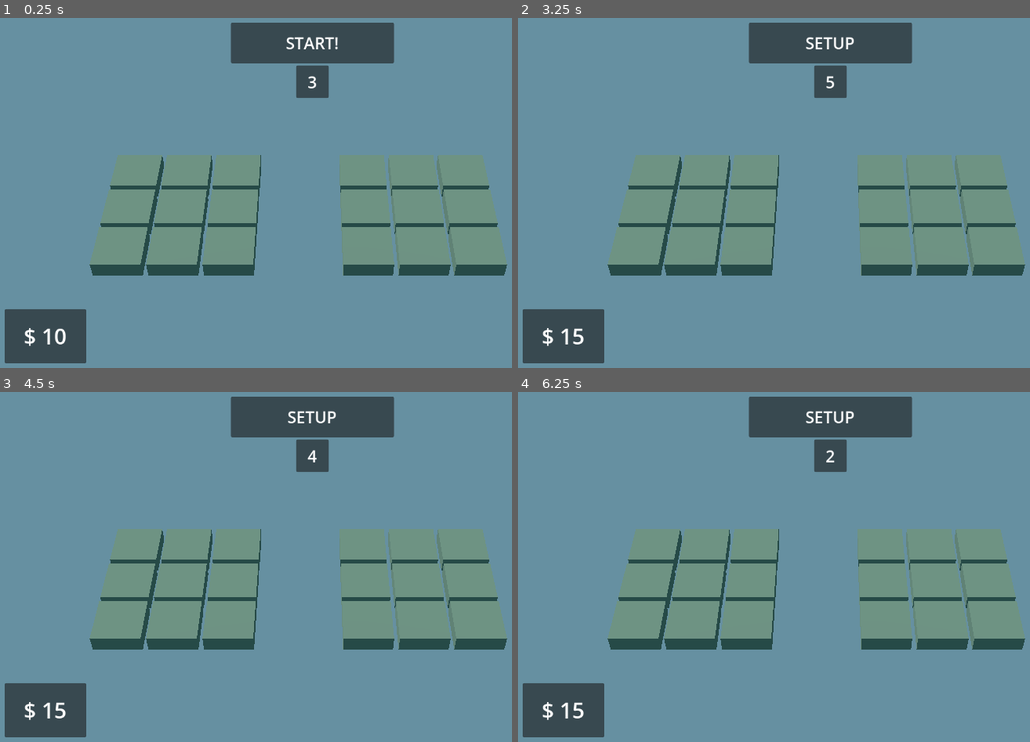
Above: before the commit, frames 1-4 (two rows, left to right).
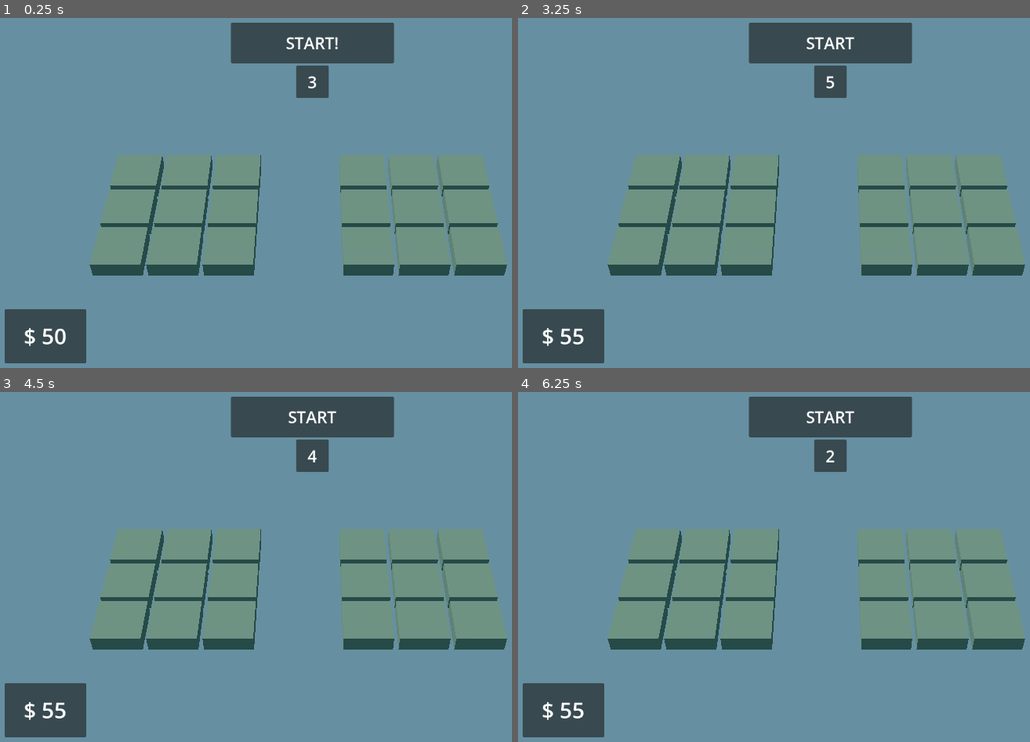
Above: after the commit, the same moments.

Repository: eaacon/Auto_Battler
Game: Godot game, scene res://Scenes/Game.tscn
The game is run twice, just before and just after one commit, with the same random seed, the same clock (stepped at 60 frames per second) and the same inputs.
Inputs (mouse positions are in pixels of both pictures, inside the frame that each line leads up to):
- Up to frame 1 (0.25 s): no input
- Up to frame 2 (3.25 s): tap Enter at 0.5, 2 s; move the mouse to (968, 175) at 0.52 s; click (968, 175) at 0.67 s; tap Space at 1.25, 2.75 s; move the mouse to (707, 210) at 1.27 s; click (707, 210) at 1.42 s; move the mouse to (891, 116) at 2.02 s; click (891, 116) at 2.17 s; move the mouse to (799, 263) at 2.77 s; click (799, 263) at 2.92 s
- Up to frame 3 (4.5 s): tap Enter at 3.5 s; move the mouse to (501, 619) at 3.52 s; click (501, 619) at 3.67 s; tap Space at 4.25 s; move the mouse to (122, 514) at 4.27 s; click (122, 514) at 4.42 s
- Up to frame 4 (6.25 s): move the mouse to (861, 567) at 5.02 s; click (861, 567) at 5.17 s; move the mouse to (738, 479) at 5.77 s; click (738, 479) at 5.92 s

The runs differ from the first frame. In frame 1, less than 0.1% of the frame differs, in the area x 8-11%, y 88-94%; in frame 2, 0.3%, in the area x 8-66%, y 5-94%; in frame 3, 0.3%; in frame 4, 0.3%.

Commit message:
Prototype Progress
-Stage system, setup, prep, combat, finish
-Combat rounds
-Unit aiming
-Lots of system organization

Diff:
--- a/Scenes/Game.tscn
+++ b/Scenes/Game.tscn
@@ -1,8 +1,7 @@
-[gd_scene load_steps=8 format=3 uid="uid://chqqwwixc5ax0"]
+[gd_scene load_steps=7 format=3 uid="uid://chqqwwixc5ax0"]
 
 [ext_resource type="Script" path="res://Scripts/GameManager.gd" id="1_l88et"]
 [ext_resource type="Script" path="res://Scripts/Board.gd" id="2_bsf83"]
-[ext_resource type="PackedScene" uid="uid://hwlepsxawjst" path="res://Scenes/Prefabs/Tile.tscn" id="3_2swa8"]
 [ext_resource type="Script" path="res://Scripts/EnemyAI.gd" id="4_0xjwq"]
 [ext_resource type="PackedScene" uid="uid://dvjrvxlglu4y6" path="res://Scenes/UI/UI.tscn" id="5_7eefj"]
 [ext_resource type="Script" path="res://Scenes/Player.gd" id="6_luig1"]
@@ -14,10 +13,9 @@
 [node name="Node3D" type="Node3D"]
 script = ExtResource("1_l88et")
 Setup_Time = 5
-Combat_Time = 10
 
 [node name="Camera3D" type="Camera3D" parent="."]
-transform = Transform3D(1, 0, 0, 0, 0.707107, 0.707107, 0, -0.707107, 0.707107, 0, 11, 12)
+transform = Transform3D(1, 0, 0, 0, 0.707107, 0.707107, 0, -0.707107, 0.707107, 0, 11, 9)
 fov = 25.0
 near = 0.1
 
@@ -41,17 +39,15 @@
 script = ExtResource("2_bsf83")
 GridW = 3
 GridH = 3
-Tile = ExtResource("3_2swa8")
 
 [node name="Player" type="Node" parent="."]
 script = ExtResource("6_luig1")
+Base_Money = 50
 
 [node name="Board" type="Node3D" parent="Player"]
 transform = Transform3D(1, 0, 0, 0, 1, 0, 0, 0, 1, -1, 0, 0)
 script = ExtResource("2_bsf83")
-PlayerBoard = true
 GridW = 3
 GridH = 3
-Tile = ExtResource("3_2swa8")
 
 [connection signal="timeout" from="GameTimer" to="." method="_on_game_timer_timeout"]
--- a/Scenes/Player.gd
+++ b/Scenes/Player.gd
@@ -1,9 +1,9 @@
 extends Node
 
-@onready var GM = $".."
-@onready var Board = $Board
+@onready var GM
+@onready var board = $Board
 
-var Base_Money :int = 10
+@export var Base_Money :int = 10
 
 var Money: int:
 	set(amt):
@@ -11,8 +11,9 @@
 		GM.Game_UI._set_money(Money)
 
 func _setup():
+	board.GM = GM
 	Money = Base_Money
-	Board._build_grid()
+	board._build_grid(self)
 
 func _pay(v: int):
 	Money += v
--- /dev/null
+++ b/Scenes/Prefabs/Ranged.tscn
@@ -0,0 +1,8 @@
+[gd_scene load_steps=3 format=3 uid="uid://bw836m7jk2q0i"]
+
+[ext_resource type="Script" path="res://Scripts/Ranged.gd" id="1_ttkbl"]
+[ext_resource type="Resource" uid="uid://bj4l5wam3mdrw" path="res://Scenes/Units/BaseStats.tres" id="2_f2oxt"]
+
+[node name="Node3D" type="Node3D"]
+script = ExtResource("1_ttkbl")
+UStats = ExtResource("2_f2oxt")
--- a/Scenes/Prefabs/Unit.gd
+++ b/Scenes/Prefabs/Unit.gd
@@ -1,14 +1,101 @@
 class_name Unit
 extends Node3D
 
-@export var UName:String= "Unit"
-@export var UCost:int = 6
+#Info
+var Acting:= false
+@export var UStats: Stats
+var UTile: Tile
 
-# Called when the node enters the scene tree for the first time.
+#Gameplay
+@onready var UMaxHP:int
+var UCurrentHP:int
+
+@onready var UMaxMeter: int
+var UCurrentMeter: int
+
+#Skill
+@export var SDmg: int = 5
+@export var SCost:int = 3
+@export var SRange:int = 3
+
+#In-Game
+var QDmg: int
+
 func _ready():
-	pass # Replace with function body.
+	UMaxHP = UStats.UHP
+	UMaxMeter = UStats.UMeter
+	UCurrentHP = UMaxHP
+	UCurrentMeter = 0
 
+func _start_turn():
+	#check to see if anyone to hit, otherwise move down
+	#if target is valid,
+	Acting = true
 
-# Called every frame. 'delta' is the elapsed time since the previous frame.
-func _process(delta):
+	var t = _calc_target()
+	if t != null:
+		if(UCurrentMeter == UMaxMeter):
+			#implement ability
+			_attack(t)
+			UCurrentMeter += 1
+		else:
+			_attack(t)
+			UCurrentMeter += 1
+	else:
+		Acting = false
+
+func _calc_target():
+	var Aim_X = UTile.Coords.x
+	var B = UTile.Owner_Board
+	#is player?
+	if B._is_player():
+		#attack right
+		Aim_X +=UStats.URange
+	else:
+		#attack left
+		Aim_X -= UStats.URange
+
+	#T is target
+	var TBoard = B.GM._get_opposing_board(B)
+
+	if(TBoard == null):
+		print("Failed to get target board")
+		return;
+
+	if Aim_X >= B.GridW * 2:
+		Aim_X = B.GridW-1
+	elif Aim_X >= B.GridW:
+		Aim_X -= B.GridW
+	elif Aim_X <= -(B.GridW * 2):
+		Aim_X = 0
+	elif Aim_X <= 0:
+		Aim_X += B.GridW
+	else:
+		TBoard = B
+
+	var TUnit = TBoard.Grid[Aim_X][UTile.Coords.y-1].Unit_On_Tile
+
+	var Aim_Coords = Vector2(Aim_X, UTile.Coords.y)
+	if TUnit != null:
+		print(UStats.UName + " at " + str(UTile.name) + " aims at " + TUnit.UStats.UName + " at " + str(Aim_Coords))
+	else:
+		print(UStats.UName + " at " + str(UTile.name) + " aims at empty" + str(Aim_Coords))
+
+	return TUnit
+
+func _attack(target):
+	target._queue_dmg(UStats.UDmg)
+	Acting = false
 	pass
+
+func _end_turn():
+	UCurrentHP -= QDmg
+	if UCurrentHP <= 0:
+		_die()
+	pass
+
+func _die():
+	UTile._kill_unit()
+
+func _queue_dmg(v: int):
+	QDmg += v
--- a/Scenes/Prefabs/Unit.tscn
+++ b/Scenes/Prefabs/Unit.tscn
@@ -1,7 +1,8 @@
-[gd_scene load_steps=4 format=3 uid="uid://e2cnlvt2tcfi"]
+[gd_scene load_steps=5 format=3 uid="uid://e2cnlvt2tcfi"]
 
 [ext_resource type="Script" path="res://Scenes/Prefabs/Unit.gd" id="1_c7akw"]
 [ext_resource type="Material" uid="uid://bp6r88oipobwy" path="res://Art/Materials/Default_Material.tres" id="1_x0x04"]
+[ext_resource type="Resource" uid="uid://bj4l5wam3mdrw" path="res://Scenes/Units/BaseStats.tres" id="2_astb0"]
 
 [sub_resource type="BoxMesh" id="BoxMesh_cvh1r"]
 material = ExtResource("1_x0x04")
@@ -9,6 +10,9 @@
 
 [node name="Unit" type="Node3D"]
 script = ExtResource("1_c7akw")
+UStats = ExtResource("2_astb0")
+SDmg = 10
+SRange = 2
 
 [node name="MeshInstance3D" type="MeshInstance3D" parent="."]
 transform = Transform3D(1, 0, 0, 0, 1, 0, 0, 0, 1, 0, 0.5, 0)
--- /dev/null
+++ b/Scenes/Units/Archer/ArcherStats.tres
@@ -0,0 +1,10 @@
+[gd_resource type="Resource" script_class="Stats" load_steps=2 format=3 uid="uid://nc1xls0s5a5g"]
+
+[ext_resource type="Script" path="res://Scripts/Stats.gd" id="1_ufq5u"]
+
+[resource]
+script = ExtResource("1_ufq5u")
+UName = "Unit"
+UCost = 6
+UHP = 20
+UMeter = 3
--- /dev/null
+++ b/Scenes/Units/BaseStats.tres
@@ -0,0 +1,10 @@
+[gd_resource type="Resource" script_class="Stats" load_steps=2 format=3 uid="uid://bj4l5wam3mdrw"]
+
+[ext_resource type="Script" path="res://Scripts/Stats.gd" id="1_isd7r"]
+
+[resource]
+script = ExtResource("1_isd7r")
+UName = "Unit"
+UCost = 5
+UHP = 25
+UMeter = 3
--- a/Scripts/Board.gd
+++ b/Scripts/Board.gd
@@ -1,42 +1,65 @@
 class_name Board
 extends Node3D
 
-@onready var GM = $".."
+@onready var GM
 
-@export var PlayerBoard:= false
+var Owner: Node
 
 @export var GridW:= 4
 @export var GridH:= 4
 
-@export var Tile = load("res://Scenes/Prefabs/Tile.tscn")
+@export var BTile = load("res://Scenes/Prefabs/Tile.tscn")
 
 @export var offset = Vector2(0.5, 0.5)
 
-var Tile_List = []
+@onready var Grid: Array[Array]
 
-func _ready():
-	pass
+func _build_grid(o):
+	Owner = o
+	for i in GridW:
+		var New_Row = []
+		for j in GridH:
+			#j is x, i is y
+			New_Row.append(_make_tile(j, i))
+		Grid.append(New_Row)
 
-func _process(_delta):
-	pass
-
-func _build_grid():
-	for i in GridW:
-		for j in GridH:
-			_make_tile(i, j)
-
-	if PlayerBoard:
+	if _is_player():
 		translate(Vector3(-GridW, 0 ,0))
 
 func _make_tile(x, y):
-	var inst = Tile.instantiate()
-	Tile_List = get_children()
+	var inst = BTile.instantiate()
+	inst._setup(x+1, y+1, self)
+	inst.name = "T" + str(x+1) + "-" + str(y+1)
 	add_child(inst)
-	inst.translate(Vector3(x + offset.x, 0, y + offset.y))
 
-	if PlayerBoard:
-		inst.Player = get_parent()
+	inst.translate(Vector3(x + offset.x, 0, -(y + offset.y)))
+
+	return inst
 
 func _set_interactable(b):
 	for t in get_children():
 		t._set_pickable(b)
+
+func _get_units():
+	var Unit_List = []
+	for x in Grid.size():
+		for y in Grid[x].size():
+			var u = Grid[x][y].Unit_On_Tile
+			if u != null:
+				Unit_List.append(u)
+	return Unit_List
+
+func _units_alive():
+	var alive:= 0
+	for x in Grid.size():
+		for y in Grid[x].size():
+			var u = Grid[x][y].Unit_On_Tile
+			if u != null:
+				alive += 1
+	return alive
+
+func _is_player():
+	if GM == null:
+		print("No Game Manager")
+		return
+	return Owner == GM.Players[0]
--- /dev/null
+++ b/Scripts/Comp.gd
@@ -0,0 +1,2 @@
+class_name Comp
+extends Resource
--- a/Scripts/EnemyAI.gd
+++ b/Scripts/EnemyAI.gd
@@ -1,7 +1,8 @@
 extends Node
 
-@onready var Board := $Board
+@onready var GM
+@onready var board := $Board
 
-# Called when the node enters the scene tree for the first time.
-func _ready():
-	Board._build_grid()
+func _setup():
+	board.GM = GM
+	board._build_grid(self)
--- a/Scripts/GameManager.gd
+++ b/Scripts/GameManager.gd
@@ -1,26 +1,48 @@
 class_name GameManager
 extends Node3D
 
+#Game Settings
 enum Stage {START, SETUP, PREP, COMBAT, FINISH}
 
 var Current_Stage: Stage
 
-@onready var Player := $Player
+@onready var Players: Array[Node]
 
 @onready var Game_UI := $UI
 
 @onready var GTimer = $GameTimer
 
 @export var Setup_Time = 30
-@export var Combat_Time = 60
+#@export var Combat_Time = 60
+
+#Game Info
+var Units_In_Play = []
+var Round_Num := 0
+var Turn_Active := false
+signal Next_Turn
+signal End_Combat
 
 func _ready():
-	print(Stage.keys()[Current_Stage])
-	Player._setup()
+	print("-Start Game")
+	Players.append($Player)
+	Players.append($EnemyAI)
+
+	for p in Players:
+		p.GM = self
+		p._setup()
 	_begin_game()
 
 func _process(_delta):
 	Game_UI._update_time(GTimer.time_left)
+
+	#combat turn acting
+	if(Turn_Active):
+		for u in Units_In_Play:
+			if(u.Acting):
+				return
+
+	emit_signal("Next_Turn")
+	Turn_Active = false
 
 func _begin_game():
 	GTimer.start()
@@ -29,6 +51,8 @@
 	_next_stage()
 
 func _next_stage():
+	Game_UI._set_stage_label(Stage.keys()[Current_Stage])
+
 	match Current_Stage:
 		Stage.SETUP:
 			_prep()
@@ -41,31 +65,73 @@
 		_:
 			_setup()
 
-	Game_UI._set_stage_label(Stage.keys()[Current_Stage])
-
 func _setup():
 	Current_Stage = Stage.SETUP
 
-	Player._pay(5)
-	Player.Board._set_interactable(true)
+	Players[0]._pay(5)
+	Players[0].board._set_interactable(true)
 
 	GTimer.wait_time = Setup_Time
 	GTimer.start()
-	print("Setup Stage")
+	print("-Setup Stage")
 
 func _prep():
 	Current_Stage = Stage.PREP
-	Player.Board._set_interactable(false)
-	print("Prep Stage")
+	Players[0].board._set_interactable(false)
+
+	#matchmake opponent
+	#get all units in battle
+	for b in Players:
+		Units_In_Play.append_array(b.board._get_units())
+
+	print("-Prep Stage")
 	_next_stage()
 
 func _combat():
 	Current_Stage = Stage.COMBAT
-	GTimer.wait_time = Combat_Time
-	GTimer.start()
-	print("Combat Stage")
+	print("-Combat Stage")
+	_combat_round()
+
+func _combat_round():
+	Round_Num += 1
+	if(Round_Num > 20):
+		print("! too many rounds")
+		return
+
+	Game_UI._set_stage_label("ROUND "+str(Round_Num))
+
+	Turn_Active = true
+
+	for u in Units_In_Play:
+		u._start_turn()
+
+	await Next_Turn
+
+	for u in Units_In_Play:
+		u._end_turn()
+
+	if _check_combat_win():
+		print("-Combat End")
+		_next_stage()
+	else:
+		_combat_round()
+
+func _check_combat_win():
+	for p in Players:
+		if p.board._units_alive() <= 0:
+			return true
 
 func _finish():
 	Current_Stage = Stage.FINISH
-	print("Finished Stage")
+	print("-Finished Stage")
 	_next_stage()
+
+func _get_opposing_board(b):
+	if Players.size() < 2:
+		print("< 2 Boards")
+		return null
+
+	if Players[0].board == b:
+		return Players[1].board
+	elif Players[1].board == b:
+		return Players[0].board
--- /dev/null
+++ b/Scripts/Ranged.gd
@@ -0,0 +1,12 @@
+class_name Ranged
+extends Unit
+
+
+# Called when the node enters the scene tree for the first time.
+func _ready():
+	pass # Replace with function body.
+
+
+# Called every frame. 'delta' is the elapsed time since the previous frame.
+func _process(delta):
+	pass
--- /dev/null
+++ b/Scripts/Stats.gd
@@ -0,0 +1,9 @@
+class_name Stats
+extends Resource
+
+@export var UName:String= "Unit"
+@export var UCost:int = 6
+@export var UHP:int = 20
+@export var UMeter:int = 3
+@export var URange:int = 3
+@export var UAttack:int = 2
--- a/Scripts/Tile.gd
+++ b/Scripts/Tile.gd
@@ -1,25 +1,28 @@
+class_name Tile
 extends Node3D
 
-var Player = null
+var Owner_Board: Board
 
+var Coords: Vector2
 var Unit_On_Tile
 
 @onready var Default_Mat = preload("res://Art/Materials/Default_Tile_Material.tres")
 @onready var Selected_Mat = preload("res://Art/Materials/Default_Tile_Selected_Material.tres")
 
+func _setup(x, y, board):
+	Coords = Vector2(x, y)
+	Owner_Board = board
 
 func _set_pickable(b):
 	$MeshInstance3D/StaticBody3D.input_ray_pickable = b
 
 func _on_static_body_3d_mouse_entered():
-	if Player != null:
+	if Owner_Board._is_player():
 		$MeshInstance3D.material_override = Selected_Mat
 
-
 func _on_static_body_3d_mouse_exited():
-	if Player != null:
+	if Owner_Board._is_player():
 		$MeshInstance3D.material_override = Default_Mat
-
 
 func _on_static_body_3d_input_event(_camera, event, _position, _normal, _shape_idx):
 	if event is InputEventMouseButton:
@@ -27,9 +30,19 @@
 			_place_unit()
 
 func _place_unit():
-	if Unit_On_Tile == null and Player != null:
+	if Unit_On_Tile == null and Owner_Board._is_player():
 		var inst = load("res://Scenes/Prefabs/Unit.tscn").instantiate()
-		if(Player._spend(inst.UCost)):
+		inst.UTile = self
+		if(Owner_Board.get_parent()._spend(inst.UStats.UCost)):
 			add_child(inst)
 			Unit_On_Tile = inst
-			print("Placed " + inst.name + " on " + self.name + " at " + str(position))
+			print("Placed " + inst.name + " on " + self.name)
+
+func _move_unit(p: Vector2):
+	Owner_Board.Grid[p.x].insert(p.y, Unit_On_Tile)
+	Unit_On_Tile = null
+	Owner_Board.Grid[Coords.x-1].remove_at(Coords.y-1)
+
+func _kill_unit():
+	Owner_Board.Grid[Coords.x-1].remove_at(Coords.y-1)
+	Unit_On_Tile.queue_free()
